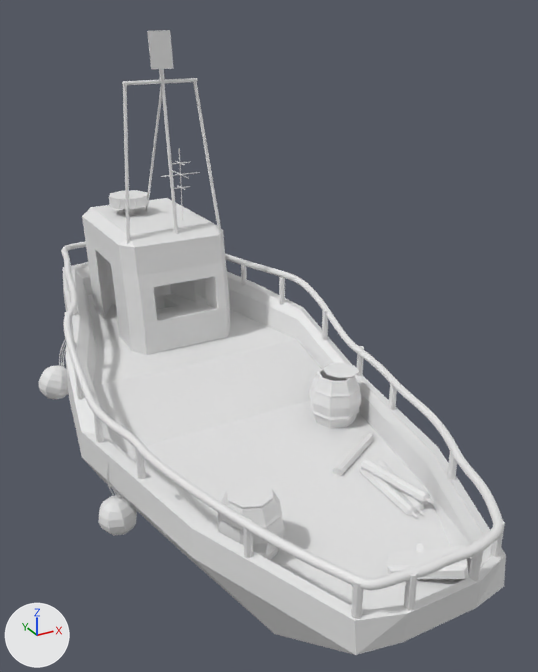
An edit to the Blender file submerged/Assets/Models/boat.blend, drawn before and after from the same camera.
Before and after are seen from a camera (50 mm lens) standing at (-10.9, -22.0, 15.3) and looking at (1.5, 0.5, 4.0). Arrows for +X, +Y and +Z are at lower left; the lights stay in place. The first picture is the older version.
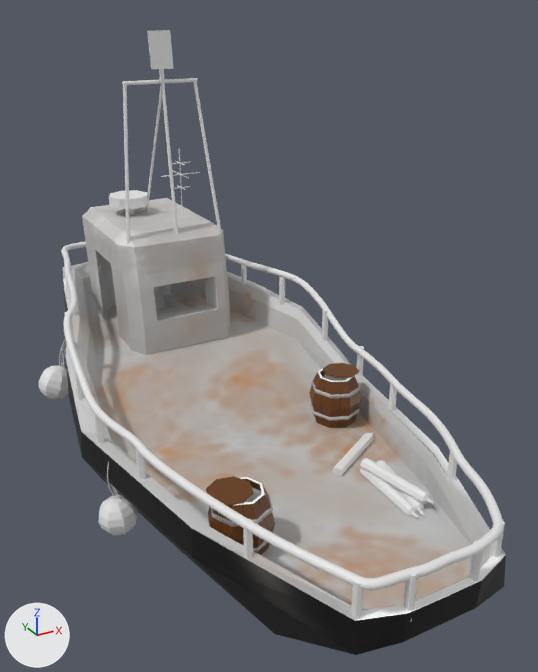
What the commit changed:
Picture 'barrelTexture' (img_barreltexture) is new.
Picture 'boatTexture' (img_boattexture) is new.
Material 'Material.001' (mat_material_001) is new.
Its texture is img_barreltexture.
Material 'Material' (mat_material) is new.
Its texture is img_boattexture.
me_cylinder_023 has 160 vertices, 148 faces and spans x 2.6..4.65, y -1.94..0.11, z 0.61..2.62.
me_cylinder_023 gains material mat_material_001 (picture img_barreltexture).
me_cylinder_024 is used by ob_cylinder_021; location (0.0, 0.0, 0.0).
me_cylinder_024 had 160 vertices, 148 faces and spanned x -3.83..-1.78, y -7.22..-5.17, z 0.61..2.62.
me_cylinder_024 now has 160 vertices, 148 faces and spans x 2.6..4.65, y -1.94..0.11, z 0.61..2.62.
me_cylinder_024 part 4: the loose piece of 16 vertices spanning x -3.5..-2.11, y -6.88..-5.48, z 2.56..2.62 is turned 5.4 degrees about the z axis through its middle, then moved by (6.73, 5.38, 0.0).
me_cylinder_024 part 5: the loose piece of 144 vertices spanning x -3.83..-1.78, y -7.22..-5.17, z 0.61..2.57 is moved by (6.43, 5.28, 0.0).
me_cylinder_024 gains material mat_material_001 (picture img_barreltexture).
me_cylinder_025 is used by ob_cylinder; location (0.0, 0.0, 0.0).
me_cylinder_025 had 676 vertices, 582 faces and spanned x -5.7..5.8, y -11.4..13.9, z -3.6..14.4.
me_cylinder_025 now has 444 vertices, 432 faces and spans x -5.7..5.8, y -11.4..13.9, z -3.6..7.0.
me_cylinder_025 part 1: 3 vertices moved from x -1.2..1.2, y 10.8, z -1.7 to x -1.2..1.2, y 10.8, z -0.5; 17 vertices removed from x -2.3..2.3, y 4.4..9.2, z -1.7..0.9; 59 vertices added at x -2.3..2.3, y -11.4..13.9, z -3.6..3.6.
me_cylinder_025 part 2: 340 faces spanning x -5.7..5.8, y -11.4..13.9, z -3.6..7.0 switch from no material to mat_material (picture img_boattexture).
Other edits to the shape of me_cylinder_025 do not show in these pictures.
me_cube_004 is used by ob_cube_004; location (0.0, 0.0, 0.0).
me_cube_004 had 8 vertices, 6 faces and spanned x -0.341..0.553, y 6.403..6.605, z 13.174..14.535.
me_cube_004 now has 282 vertices, 194 faces and spans x -2.086..2.112, y 5.673..10.233, z 6.305..14.535.
me_cube_004 part 3: a new loose piece of 42 vertices spanning x -1.537..0.221, y 8.475..10.233, z 6.785..7.841.
Other edits to the shape of me_cube_004 do not show in these pictures.
Object 'Cylinder.021' (ob_cylinder_021) moves from (0.0, 0.0, 0.0) to (-0.93, -9.02, 0.0).
Object 'Cylinder.021' (ob_cylinder_021) turns from (0, 0, 0) to (0, 0, 137) degrees about x, y and z.
Object 'Cube.003' (ob_cube_003) is deleted.

Where the change shows, as pixel boxes (x1, y1, x2, y2) in the pictures (538 x 672 px; the box of a moved part takes in the faces that stretch with it):
'Cylinder.021', recoloured, reshaped, moved, turned (white to brown): before (217, 480, 285, 560); after (206, 476, 275, 555)
'Cylinder.022', recoloured (white to brown): (309, 363, 362, 428) in both
'Cube.003', deleted: before (387, 543, 468, 579)
part 1 of me_cylinder_025, cut back (mostly hidden before): before (164, 296, 179, 308); after (155, 295, 482, 624)
part 2 of me_cylinder_025, recoloured (white to grey): (63, 198, 506, 655) in both
part 3 of me_cube_004, added: after (109, 190, 148, 214)
part 4 of me_cylinder_024, moved or reshaped: before (227, 480, 274, 508); after (206, 476, 254, 506)
part 5 of me_cylinder_024, moved or reshaped: before (217, 487, 285, 560); after (208, 477, 275, 555)
